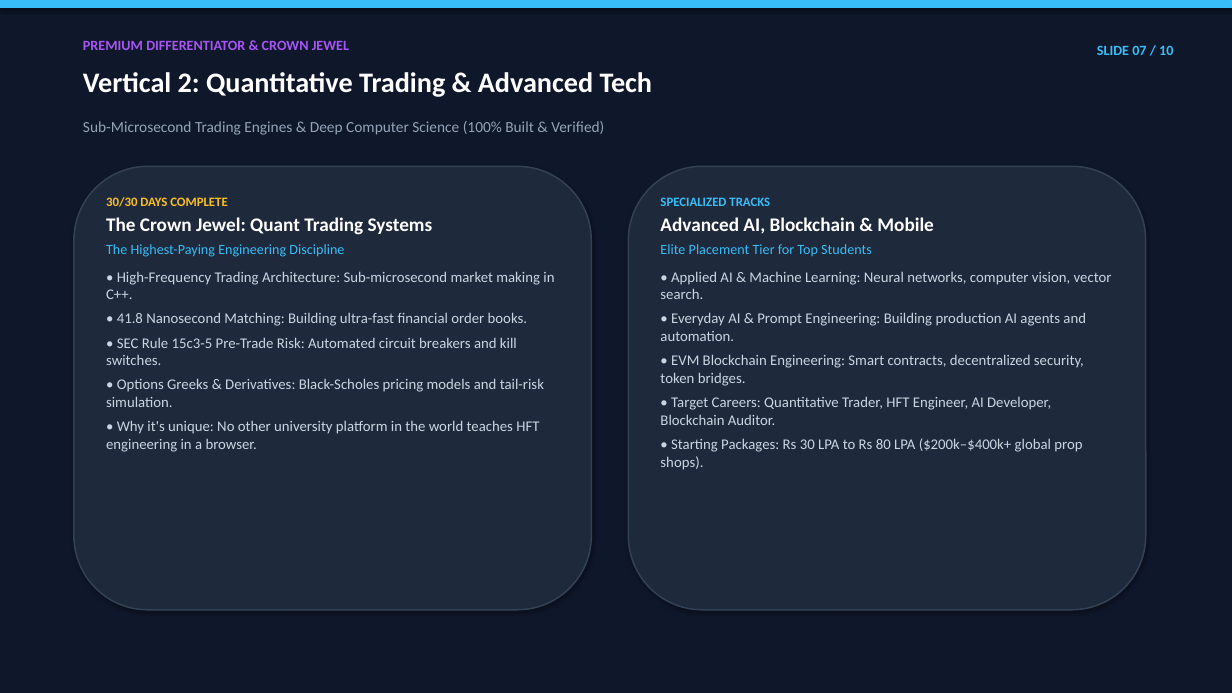
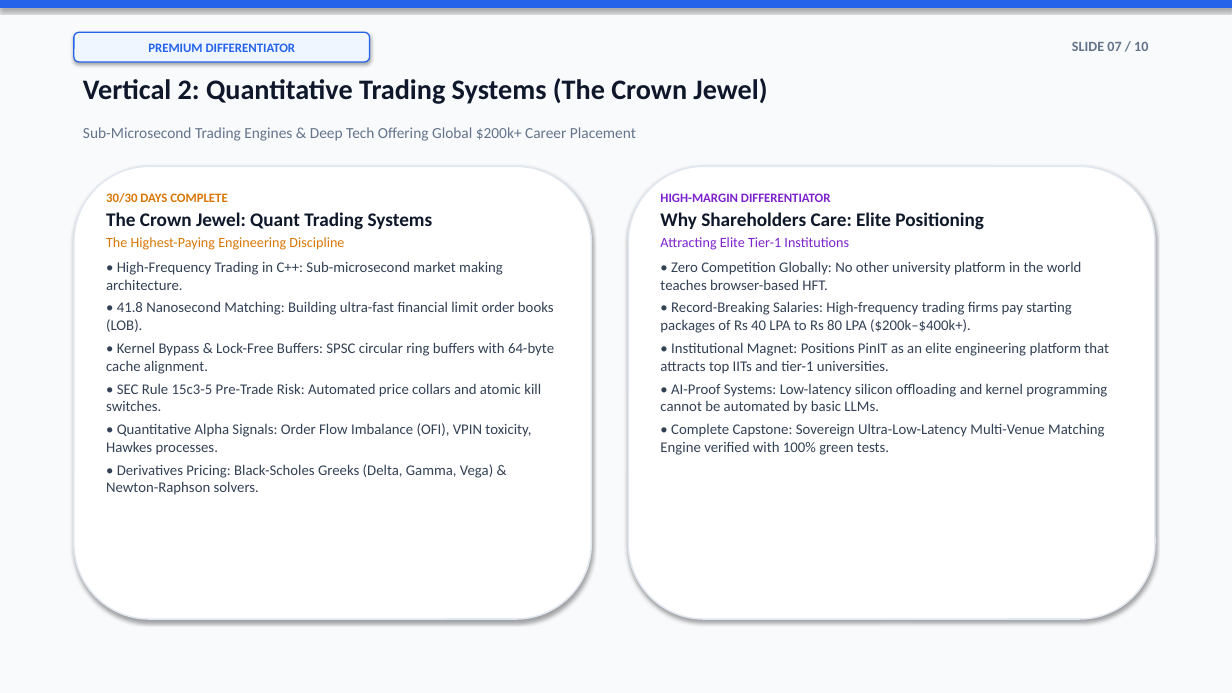
Before and after one commit to Vinay-N-Kashyap/Present-Career-os, a slide deck: slide 7 of docs/PINIT_CURRICULUM_AND_PRODUCT_10_SLIDE_PITCH_DECK.pptx. Drawn at 1232x693 pixels with LibreOffice and Linux fonts; fonts in the diff are those of the drawing. Boxes give left, top, right and bottom in pixels: in the first picture for what was removed or moved away, otherwise in the second. Text is boxed around its words. In the diff, an @@ line names an element or a change of style, - is before the commit and + after.

Commit message:
feat(presentation): redesign pitch deck with executive light theme, big KPI stats, and clean visual cards (TASK-688)

```diff
--- a/docs/PINIT_CURRICULUM_AND_PRODUCT_10_SLIDE_PITCH_DECK.pptx
+++ b/docs/PINIT_CURRICULUM_AND_PRODUCT_10_SLIDE_PITCH_DECK.pptx
@@ rectangle at (0,0,1232,693): fill #0F172A to #F8FAFC; outline #0F172A 0.75 pt to #F8FAFC 0.75 pt @@
@@ rectangle at (0,0,1232,7): fill #38BDF8 to #2563EB; outline #38BDF8 0.75 pt to #2563EB 0.75 pt @@
@@ rounded rectangle added at (74,32,370,62), fill #EFF6FF, outline #2563EB 1 pt, 10 pt, text #2563EB, bold @@
+PREMIUM DIFFERENTIATOR
@@ text removed at (83,40,349,50) @@
-PREMIUM DIFFERENTIATOR & CROWN JEWEL
@@ text "SLIDE 07 / 10": place and size @@
-text "SLIDE 07 / 10" at (1097,45,1173,55)
+text "SLIDE 07 / 10" at (1072,42,1148,51)
@@ text "SLIDE 07 / 10" at (1072,42,1148,51): text colour #38BDF8 to #64748B @@
@@ text at (83,78,767,104): text changed; text colour #FFFFFF to #0F172A @@
-Vertical 2: Quantitative Trading & Advanced Tech
+Vertical 2: Quantitative Trading Systems (The Crown Jewel)
@@ text at (83,127,636,141): text changed; text colour #94A3B8 to #64748B @@
-Sub-Microsecond Trading Engines & Deep Computer Science (100% Built & Verified)
+Sub-Microsecond Trading Engines & Deep Tech Offering Global $200k+ Career Placement
@@ rounded rectangle: place and size @@
-rounded rectangle at (74,166,592,610)
+rounded rectangle at (74,166,592,619)
@@ rounded rectangle at (74,166,592,619): fill #1E293B to #FFFFFF; outline #334155 1.2 pt to #E2E8F0 1.2 pt @@
@@ rounded rectangle at (628,166,1155,619): fill #1E293B to #FFFFFF; outline #334155 1.2 pt to #E2E8F0 1.2 pt @@
@@ rounded rectangle: place and size @@
-rounded rectangle at (628,166,1146,610)
+rounded rectangle at (628,166,1155,619)
@@ text at (106,193,433,250): text colour #FBBF24 to #D97706 in "30/30 DAYS COMPLETE"; text colour #FFFFFF to #0F172A in "The Crown Jewel: Quant Trading Systems"; text colour #38BDF8 to #D97706 in "The Highest-Paying Engineering Discipline"; less space between paragraphs @@
@@ text at (660,193,1109,455): text changed; text colour #CBD5E1 to #334155 @@
-SPECIALIZED TRACKS
-Advanced AI, Blockchain & Mobile
-Elite Placement Tier for Top Students
-• Applied AI & Machine Learning: Neural networks, computer vision, vector search.
-• Everyday AI & Prompt Engineering: Building production AI agents and automation.
-• EVM Blockchain Engineering: Smart contracts, decentralized security, token bridges.
-• Target Careers: Quantitative Trader, HFT Engineer, AI Developer, Blockchain Auditor.
-• Starting Packages: Rs 30 LPA to Rs 80 LPA ($200k–$400k+ global prop shops).
+HIGH-MARGIN DIFFERENTIATOR
+Why Shareholders Care: Elite Positioning
+Attracting Elite Tier-1 Institutions
+• Zero Competition Globally: No other university platform in the world teaches browser-based HFT.
+• Record-Breaking Salaries: High-frequency trading firms pay starting packages of Rs 40 LPA to Rs 80 LPA ($200k–$400k+).
+• Institutional Magnet: Positions PinIT as an elite engineering platform that attracts top IITs and tier-1 universities.
+• AI-Proof Systems: Low-latency silicon offloading and kernel programming cannot be automated by basic LLMs.
+• Complete Capstone: Sovereign Ultra-Low-Latency Multi-Venue Matching Engine verified with 100% green tests.
@@ text at (106,261,554,495): text changed; text colour #CBD5E1 to #334155 @@
-• High-Frequency Trading Architecture: Sub-microsecond market making in C++.
-• 41.8 Nanosecond Matching: Building ultra-fast financial order books.
-• SEC Rule 15c3-5 Pre-Trade Risk: Automated circuit breakers and kill switches.
-• Options Greeks & Derivatives: Black-Scholes pricing models and tail-risk simulation.
-• Why it's unique: No other university platform in the world teaches HFT engineering in a browser.
+• High-Frequency Trading in C++: Sub-microsecond market making architecture.
+• 41.8 Nanosecond Matching: Building ultra-fast financial limit order books (LOB).
+• Kernel Bypass & Lock-Free Buffers: SPSC circular ring buffers with 64-byte cache alignment.
+• SEC Rule 15c3-5 Pre-Trade Risk: Automated price collars and atomic kill switches.
+• Quantitative Alpha Signals: Order Flow Imbalance (OFI), VPIN toxicity, Hawkes processes.
+• Derivatives Pricing: Black-Scholes Greeks (Delta, Gamma, Vega) & Newton-Raphson solvers.
```
Also in this commit, not shown: 9 other slides changed, 1 other file.
